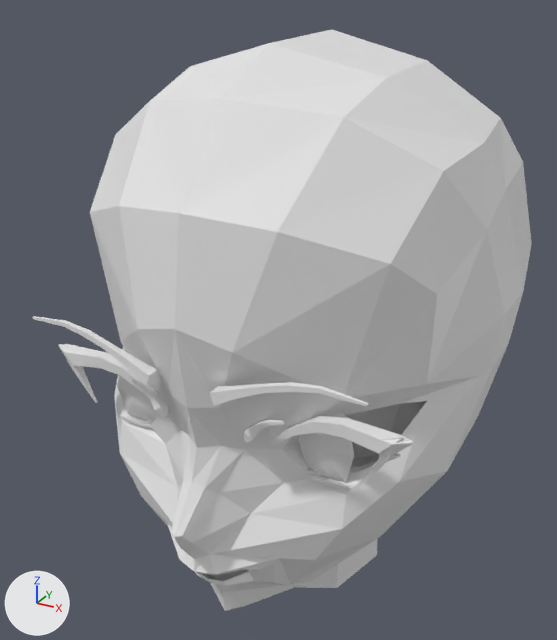
The Blender file Monaschinas/kouka.blend: old version first, new version second.
Rendered twice from a camera (50 mm lens) standing at (1.4, -2.16, 3.48) and looking at (-0.09, 0.55, 2.13). The axes (+X, +Y, +Z) are drawn at lower left. The lights are the same throughout.

In view in the first picture: 'Ceja', 'CejaAbajo', 'Cube', 'Cube.001', 'Face', 'Pupile'.
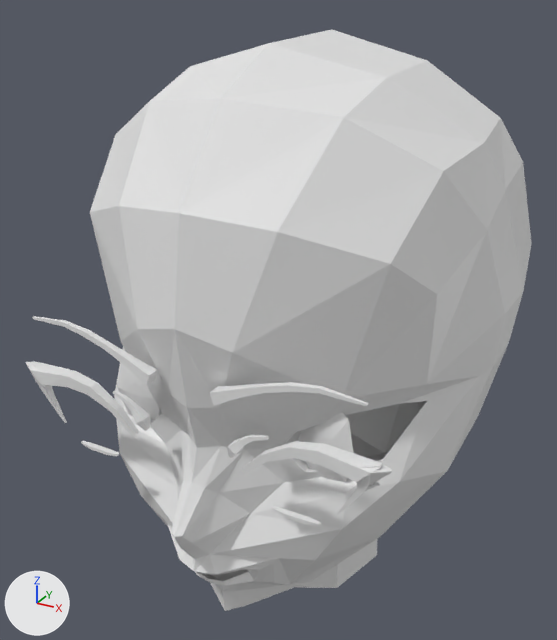
Location of each change, (x1, y1, x2, y2) in pixels of the pictures (557 x 640 px):
'Cube.001', moved: before (58, 344, 413, 485); after (26, 361, 393, 514)
'Cube', moved: before (131, 378, 284, 443); after (113, 390, 269, 458)
'CejaAbajo', moved: before (120, 414, 350, 489); after (81, 441, 321, 526)

The change in detail:
Object 'CejaAbajo' (ob_cejaabajo) moves from (0.0, 0.0, 0.0) to (0.0, -0.231, 0.0).
Object 'Cube' (ob_cube) moves from (0.0, 0.0, 0.0) to (0.0, -0.108, 0.0).
Object 'Cube.001' (ob_cube_001) moves from (0.0, 0.0, 0.0) to (0.0, -0.179, 0.0).
